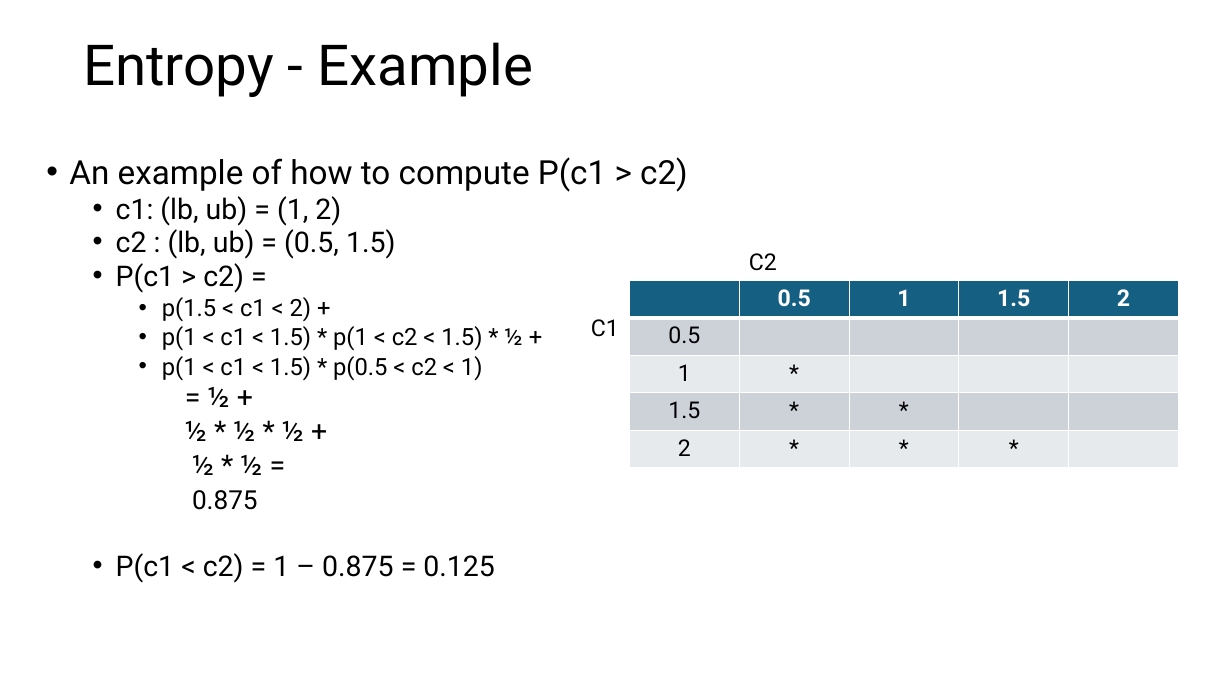
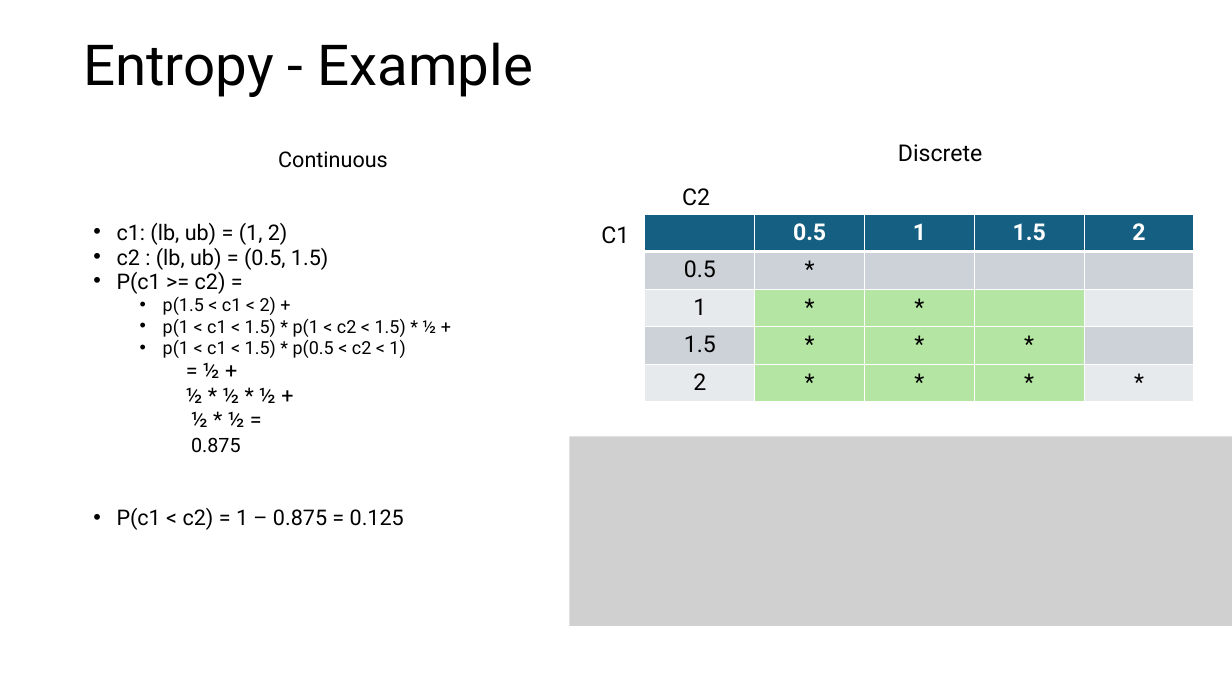
Before and after one commit to sohrabnamazinia/Personalized-Top-K-Set-Queries, a slide deck: slide 18 of rankingwithLLM.pptx. Drawn at 1232x693 pixels with LibreOffice and Linux fonts; fonts in the diff are those of the drawing; grey boxes stand for pictures. Boxes give left, top, right and bottom in pixels: in the first picture for what was removed or moved away, otherwise in the second. Text is boxed around its words. In the diff, an @@ line names an element or a change of style, - is before the commit and + after.

Commit message:
update slides - Entropy

```diff
--- a/rankingwithLLM.pptx
+++ b/rankingwithLLM.pptx
@@ text "Continuous": place and size @@
-text "Continuous" at box(69, 157, 688, 583)
+text "Continuous" at box(117, 151, 436, 530)
@@ text added at box(898, 144, 982, 162), 18 pt, text #000000 @@
+Discrete
@@ text at box(278, 151, 388, 168): text changed; size 25.9 to 16.8 pt @@
-• An example of how to compute P(c1 > c2)
+  Continuous
@@ text "C2": place and size @@
-text "C2" at box(749, 253, 777, 271)
+text "C2" at box(682, 188, 710, 206)
@@ text at box(117, 223, 436, 530): size 22.2 to 16.8 pt in "c1: (lb, ub) = (1, 2)", "c2 : (lb, ub) = (0.5, 1.5)", "= ½ +", "½ * ½ * ½ +" and 2 more places; size 18.5 to 14 pt in "p(1.5 < c1 < 2) +", "p(1 < c1 < 1.5) * p(1 ...", "p(1 < c1 < 1.5) * p(0.5 ..."; size 20.4 to 15.4 pt in "0.875"; line spacing 0.8 to 0.7 @@
@@ text "C1": place and size @@
-text "C1" at box(591, 319, 619, 337)
+text "C1" at box(601, 226, 629, 244)
@@ table at box(645, 214, 1195, 402) @@
-row 2, column 2: 
+row 2, column 2: *
-row 3, column 3: 
+row 3, column 3: *
-row 4, column 4: 
+row 4, column 4: *
-row 5, column 5: 
+row 5, column 5: *
@@ fill #E8EAED to #B4E5A2 in 6 cells @@
@@ fill #CCD2D8 to #B4E5A2 in 3 cells @@
@@ table: place and size @@
-table at box(629, 280, 1179, 468)
+table at box(645, 214, 1195, 402)
@@ text at box(117, 269, 226, 294): text changed; size 22.2 to 16.8 pt @@
-  • P(c1 > c2) =
+  • P(c1 >= c2) =
@@ picture added at box(569, 436, 1232, 626) @@
```
Also in this commit, not shown: 1 other slide changed, 4 slides added.
